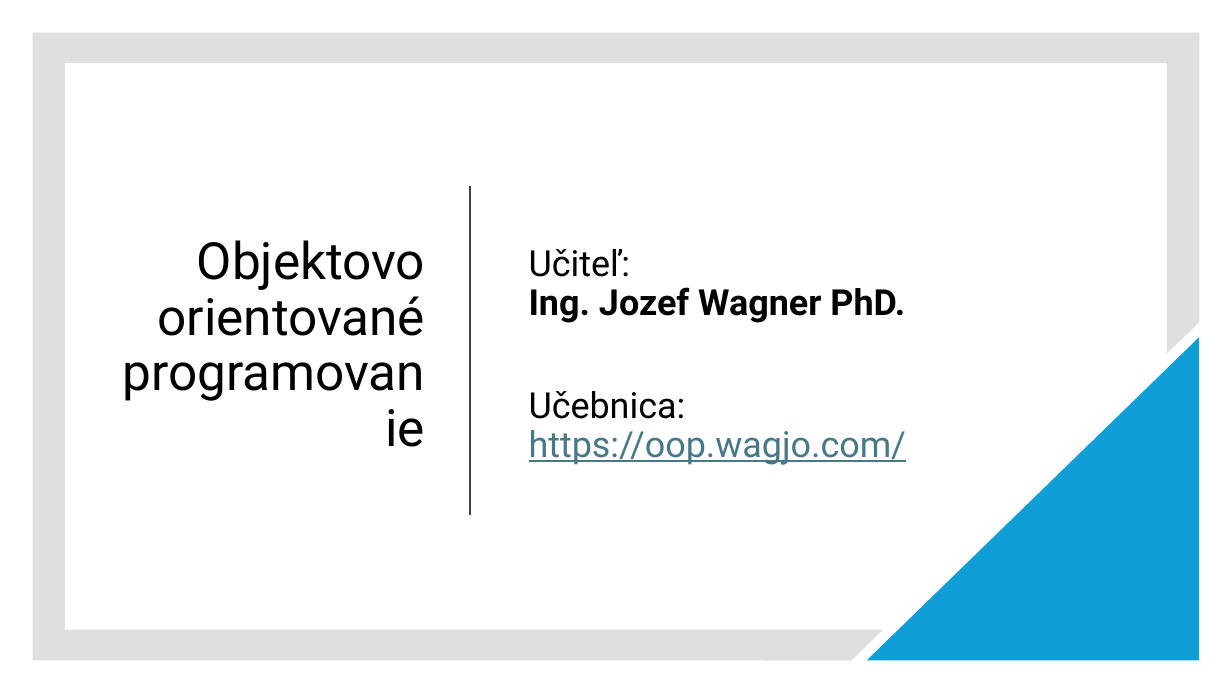
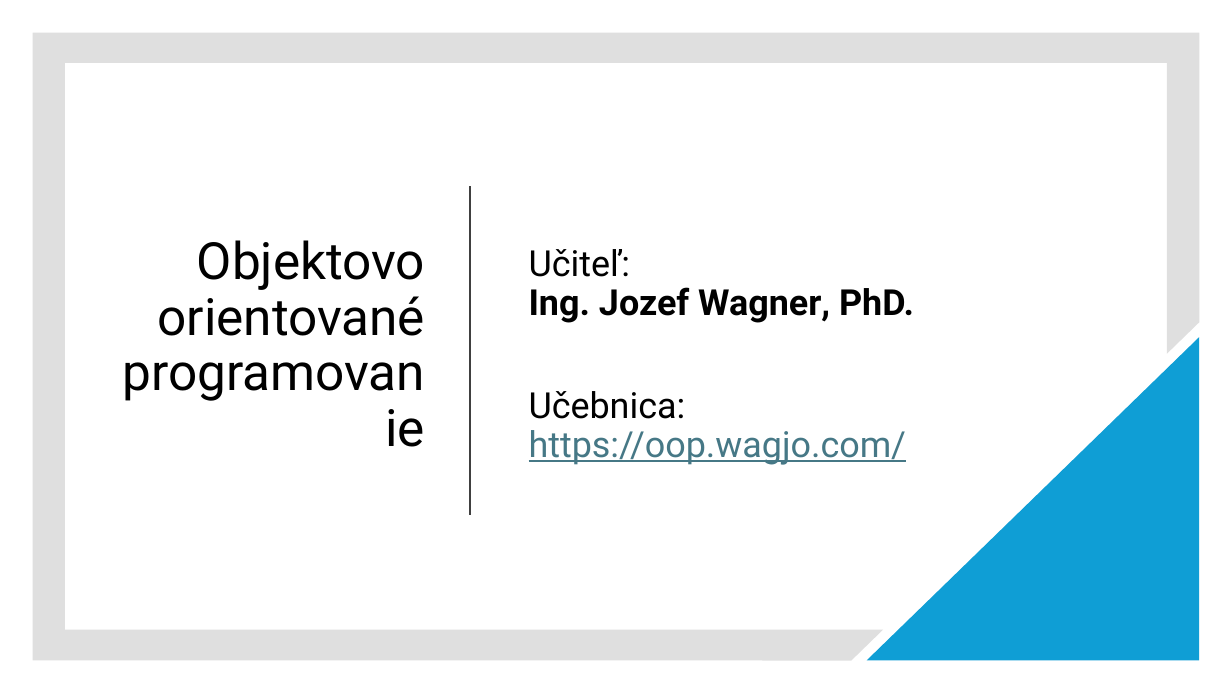
Before and after one commit to wagjo/oop, a slide deck: slide 1 of prezentacie/c05w.pptx. Drawn at 1232x693 pixels with LibreOffice and Linux fonts; fonts in the diff are those of the drawing. Boxes give left, top, right and bottom in pixels: in the first picture for what was removed or moved away, otherwise in the second. Text is boxed around its words. In the diff, an @@ line names an element or a change of style, - is before the commit and + after.

```diff
--- a/prezentacie/c05w.pptx
+++ b/prezentacie/c05w.pptx
@@ text at box(529, 249, 914, 323): text changed @@
-Učiteľ:
-Ing. Jozef Wagner PhD.
+Učiteľ:
+Ing. Jozef Wagner, PhD.
```
Also in this commit, not shown: 4 other slides changed, 5 other files.
